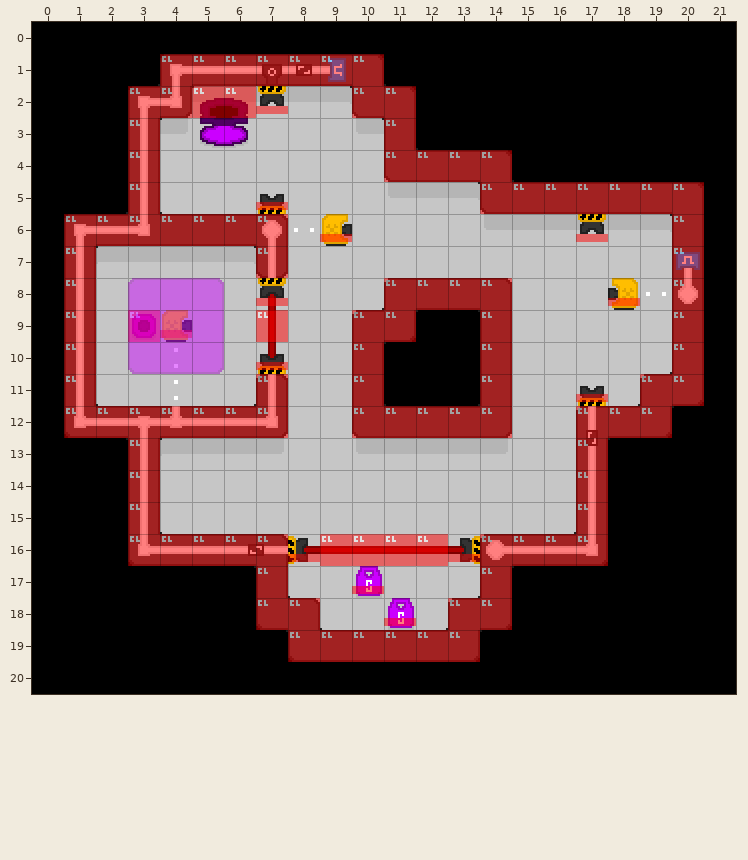
Level history. Tiled map: Tiled/maps_alpha/level7.tmx. That is the earlier state.
Cells are 16x16 px. Shown: x 0..21, y 0..20.
The same view after the edit:
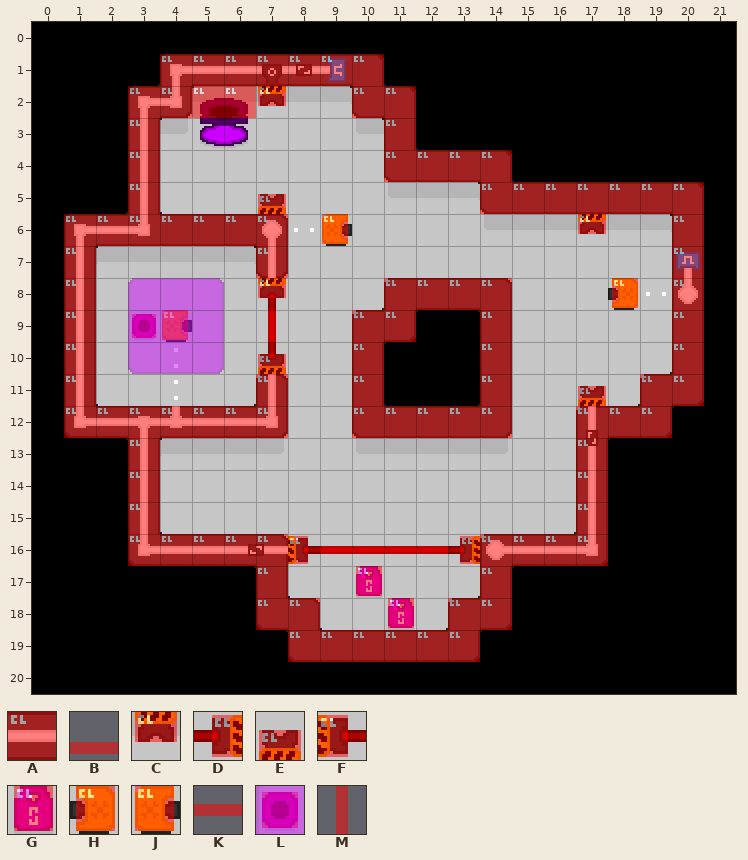
Key: from "porthole-tileset": A 12, B 13, C 18, D 19, E 20, F 21, G 53, H 80, J 81, K 112, L 113, M 144.
_ is an empty cell.
See-through tiles are keyed as they look on the map.
Commit: Dynamic collision generation part 1
The exact change:
Layer "collision":
y 2: x 7 B -> C
y 5: x 7 B -> E
y 6: x 9 B -> J; x 17 B -> C
y 8: x 7 B -> C; x 18 B -> H
y 9: x 3..4 AB -> LJ; x 7 A -> M
y 10: x 7 B -> E
y 11: x 17 B -> E
y 16: x 8..13 BAAAAB -> FKKKKD
y 17: x 10 B -> G
y 18: x 11 B -> G
